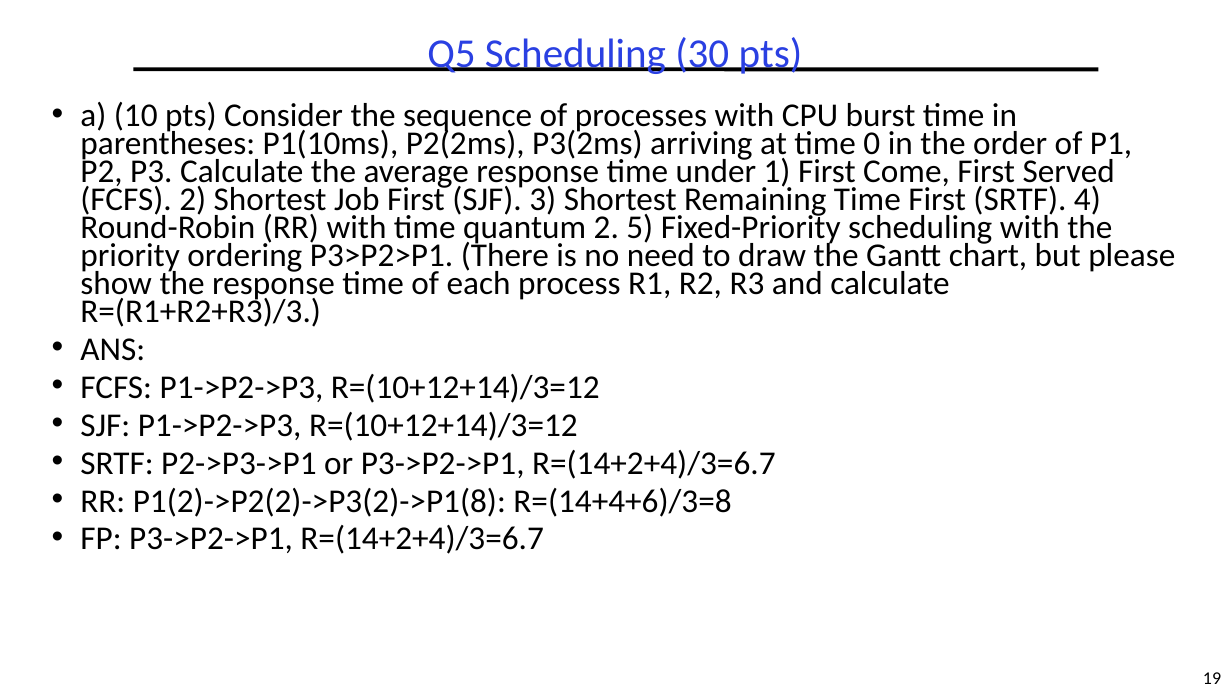
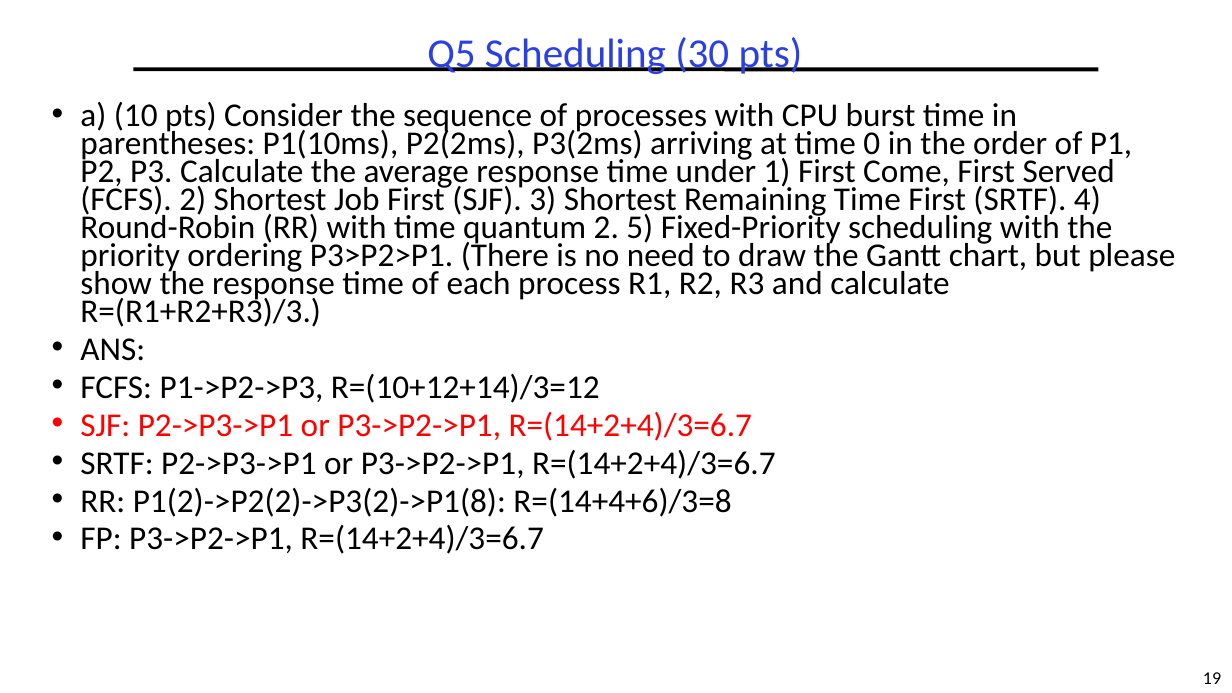
Before and after one commit to guhofstra/CSC256Fa25, a slide deck: slide 19 of PPTs/Exam/OS MidtermExam ANS Sp2025.pptx. Drawn at 1232x693 pixels with LibreOffice and Linux fonts; fonts in the diff are those of the drawing. Boxes give left, top, right and bottom in pixels: in the first picture for what was removed or moved away, otherwise in the second. Text is boxed around its words. In the diff, an @@ line names an element or a change of style, - is before the commit and + after.

```diff
--- a/PPTs/Exam/OS MidtermExam ANS Sp2025.pptx
+++ b/PPTs/Exam/OS MidtermExam ANS Sp2025.pptx
@@ text at [80, 412, 752, 441]: text changed; text colour #000000 to #FF0000 @@
-• SJF: P1->P2->P3, R=(10+12+14)/3=12
+• SJF: P2->P3->P1 or P3->P2->P1, R=(14+2+4)/3=6.7
```
Also in this commit, not shown: 7 other files.
